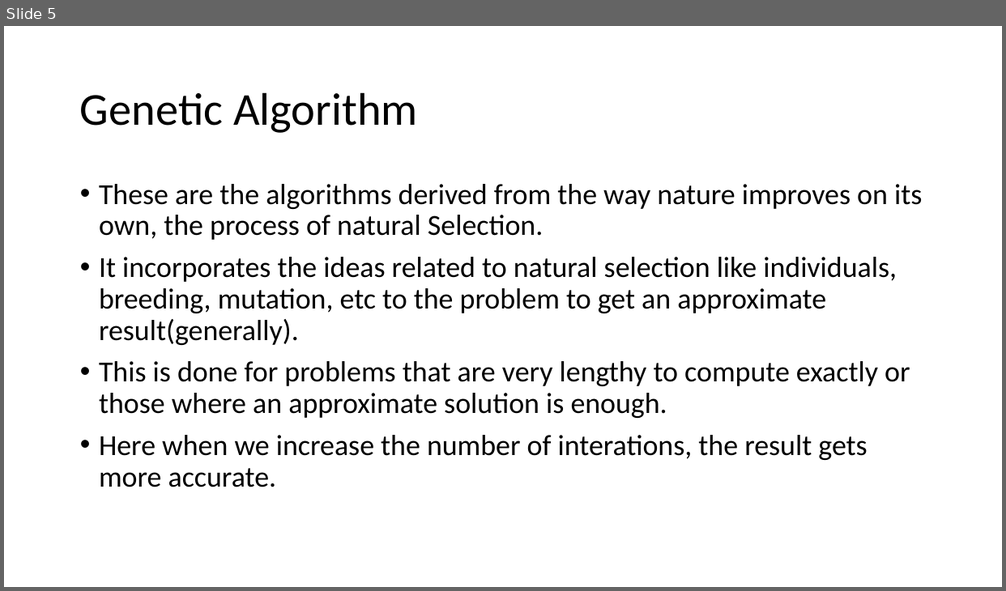
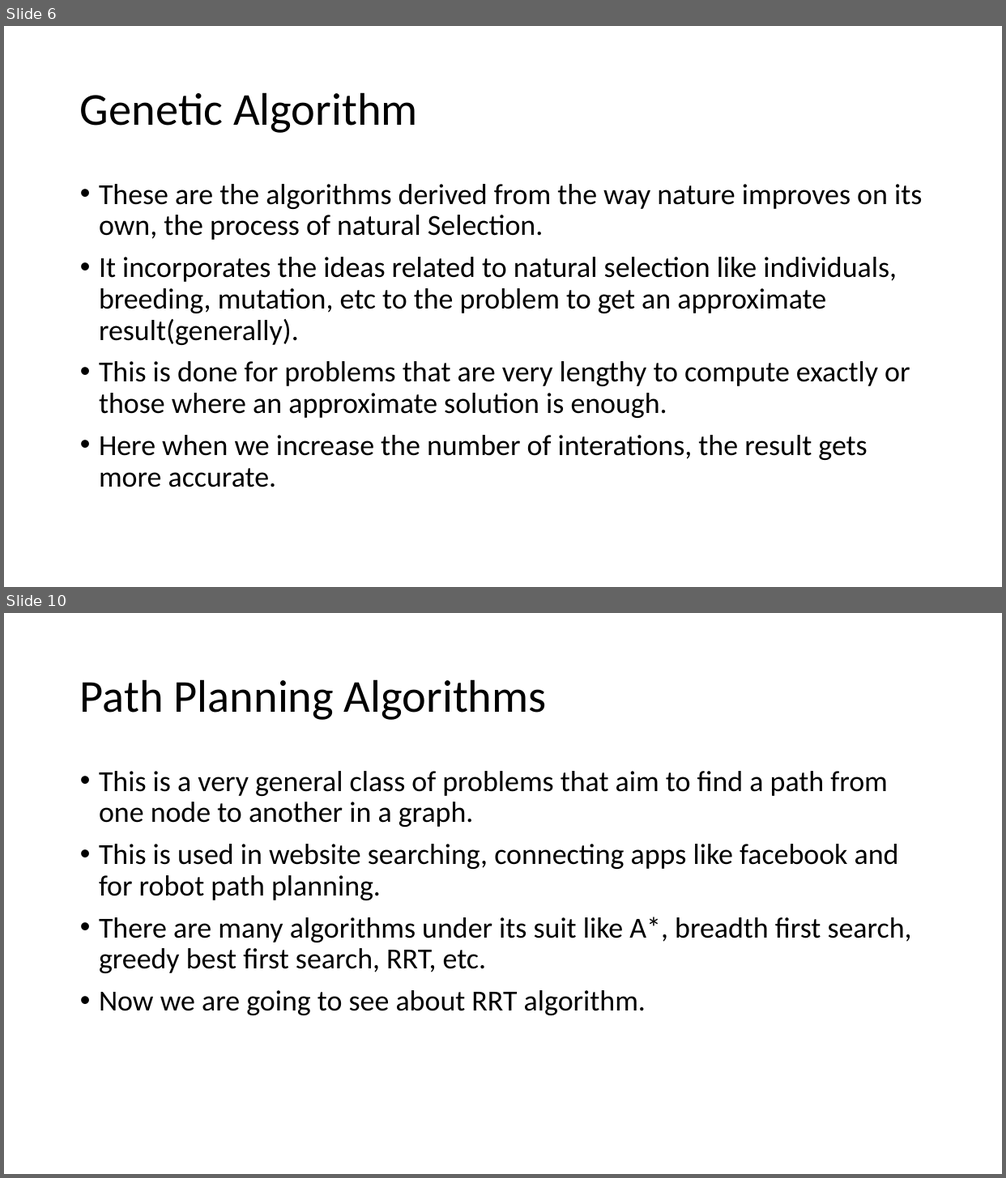
Before and after one commit to Vishwa2488/submission, a slide deck: KRSSG presentation.pptx. Shown one above the other, each under a label of ours: slide 5 before the commit, slides 6 and 10 after it; the slides between them are not shown. The pictures are 1006x591 and 1006x1178 pixels, drawn with LibreOffice and Linux fonts; fonts in the diff are those of the drawing. Boxes give left, top, right and bottom in pixels: in the first picture for what was removed or moved away, otherwise in the second. Text is boxed around its words. In the diff, an @@ line names an element or a change of style, - is before the commit and + after.

```diff
--- a/KRSSG presentation.pptx
+++ b/KRSSG presentation.pptx
@@ slide 10 added at <box>4,613,1002,1174</box>, background #FFFFFF @@
@@ title added at <box>80,679,547,720</box>, 44 pt, text #000000 @@
+Path Planning Algorithms
@@ text added at <box>99,771,912,1016</box>, 28 pt, text #000000 @@
+• This is a very general class of problems that aim to find a path from one node to another in a graph.
+• This is used in website searching, connecting apps like facebook and for robot path planning.
+• There are many algorithms under its suit like A*, breadth first search, greedy best first search, RRT, etc.
+• Now we are going to see about RRT algorithm.
@@ what was slide 5 is now slide 6 @@
```
Also in this commit, not shown: 2 slides changed, 3 other slides added, 2 slides removed.
